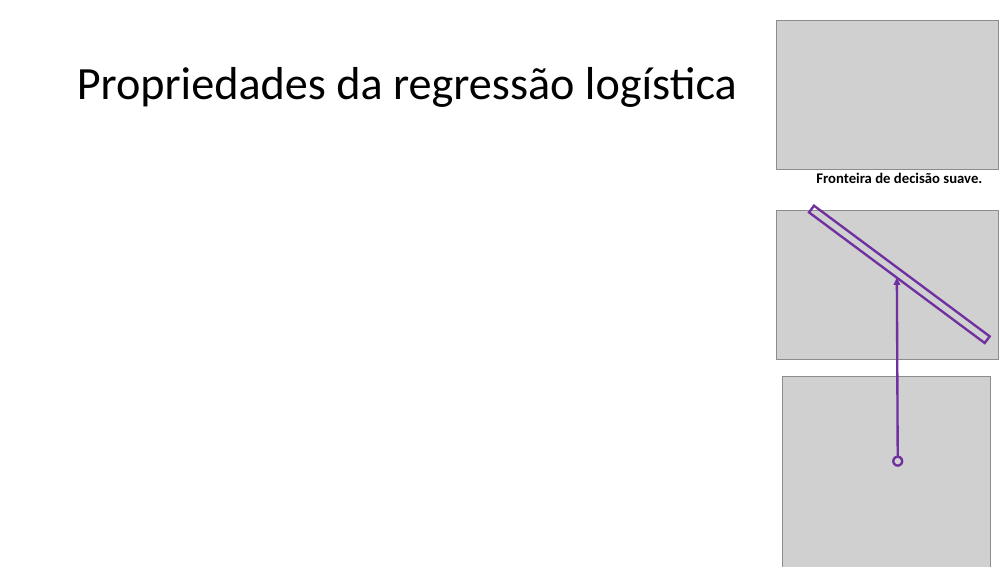
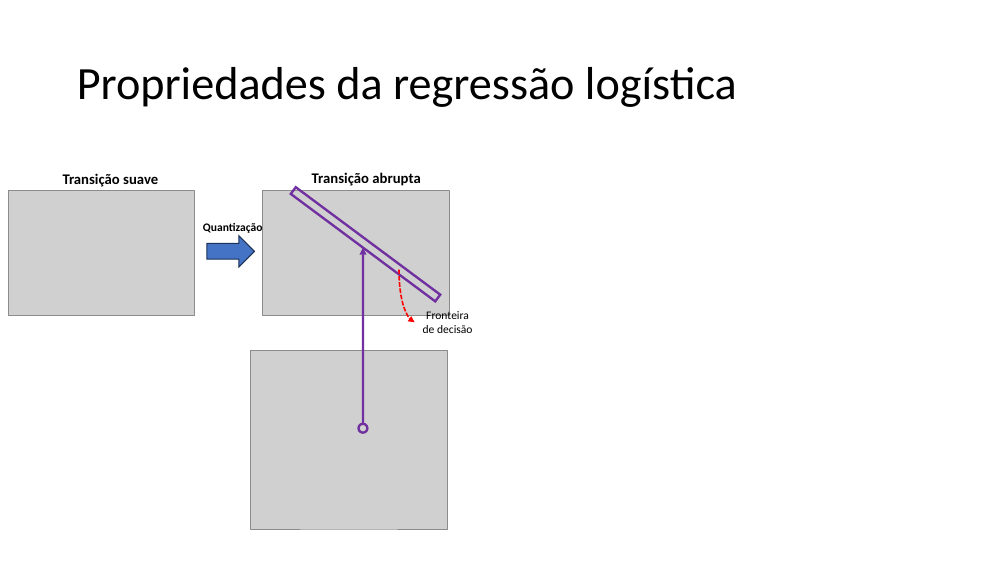
Before and after one commit to zz4fap/t320_aprendizado_de_maquina, a slide deck: slide 15 of slides/T320_Classificação (Parte III).pptx (slide 16 before the commit). Drawn at 1008x567 pixels with LibreOffice and Linux fonts; fonts in the diff are those of the drawing; grey boxes stand for pictures. Boxes give left, top, right and bottom in pixels: in the first picture for what was removed or moved away, otherwise in the second. Text is boxed around its words. In the diff, an @@ line names an element or a change of style, - is before the commit and + after.

Commit message:
update of slides

```diff
--- a/slides/T320_Classificação (Parte III).pptx
+++ b/slides/T320_Classificação (Parte III).pptx
@@ text added at (63, 173, 158, 187), 14 pt, text #000000, bold @@
+Transição suave
@@ text added at (312, 172, 420, 186), 14 pt, text #000000, bold @@
+Transição abrupta
@@ picture: place and size @@
-picture at (777, 20, 999, 170)
+picture at (8, 191, 194, 315)
@@ picture: place and size @@
-picture at (777, 211, 999, 360)
+picture at (262, 191, 449, 315)
@@ rectangle: place and size @@
-rectangle at (809, 205, 990, 343)
+rectangle at (291, 188, 440, 302)
@@ text added at (203, 222, 263, 235), 11 pt, text #000000, bold @@
+Quantização
@@ right arrow added at (207, 236, 255, 267), fill #4472C4, outline #1E3256 1 pt @@
@@ arrow moved from (898, 457) - (897, 278) to (363, 424) - (363, 248) @@
@@ curved arrow added from (399, 270) to (414, 322), #FF0000 1.5 pt dashed @@
@@ text at (423, 310, 473, 333): text changed; size 14 to 11 pt; bold off @@
-Fronteira de decisão suave.
+Fronteira de decisão
@@ picture added at (250, 351, 447, 529) @@
@@ picture removed at (783, 377, 991, 567) @@
@@ ellipse: place and size @@
-ellipse at (894, 457, 903, 466)
+ellipse at (358, 424, 368, 433)
```
Also in this commit, not shown: 5 other slides changed, 6 slides added, 1 slide removed, 5 other files.
